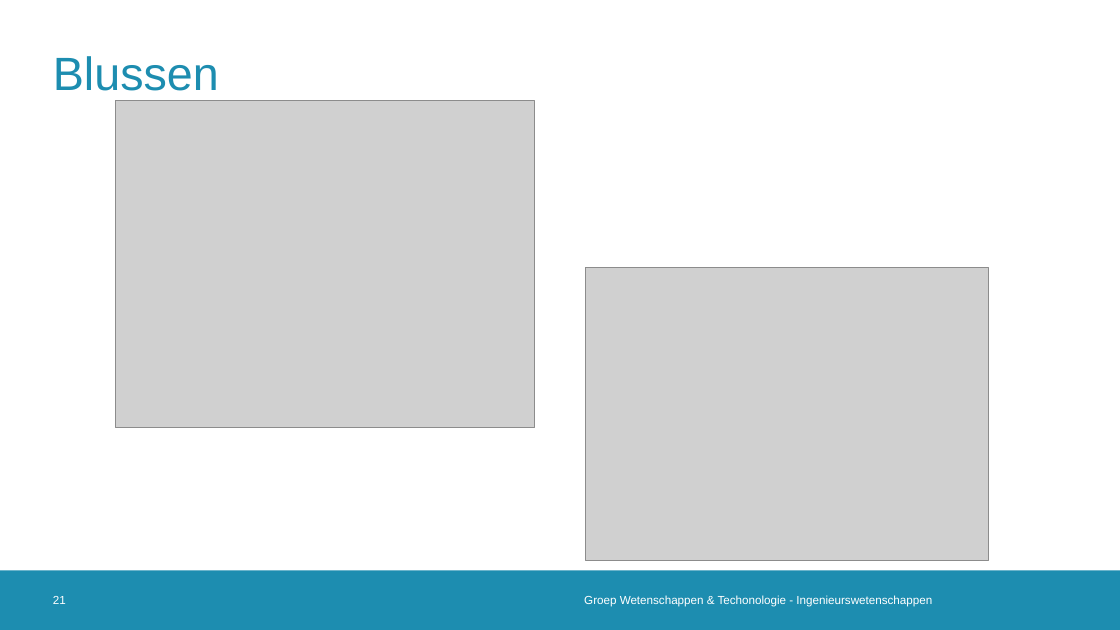
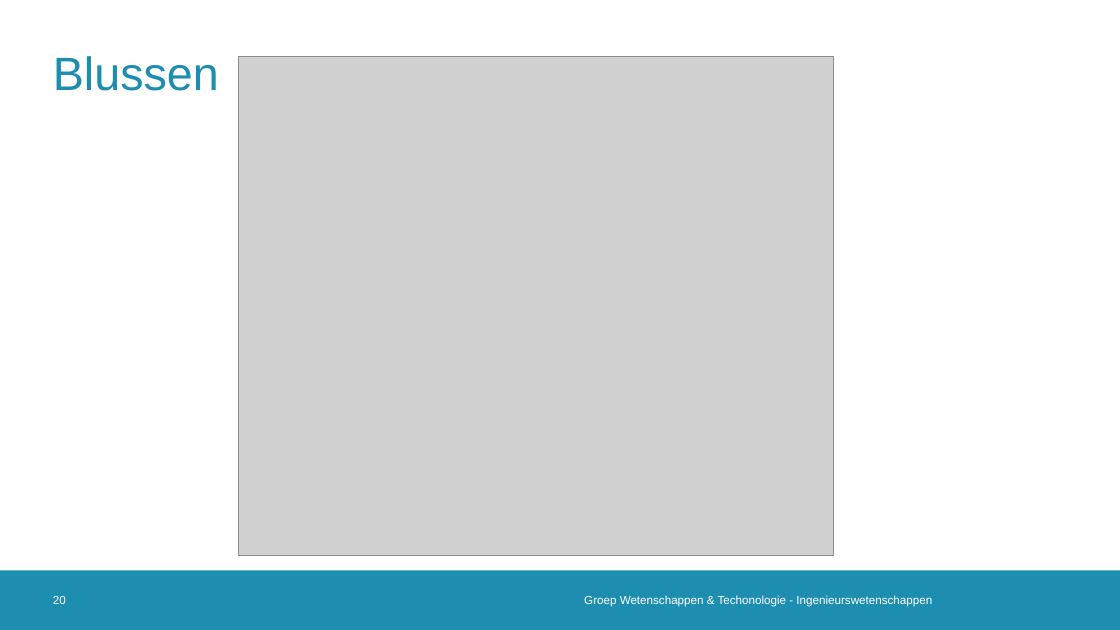
Before and after one commit to 2023-2022-KULAK-IW/2022_2023_Probleemoplossen_en_Ontwerpen_2, a slide deck: slide 20 of LATEX + ppt/Tussentijdse Presentatie .pptx (slide 21 before the commit). Drawn at 1120x630 pixels with LibreOffice and Linux fonts; fonts in the diff are those of the drawing; grey boxes stand for pictures; background and template pictures are left out. Boxes give left, top, right and bottom in pixels: in the first picture for what was removed or moved away, otherwise in the second. Text is boxed around its words. In the diff, an @@ line names an element or a change of style, - is before the commit and + after.

```diff
--- a/LATEX + ppt/Tussentijdse Presentatie .pptx
+++ b/LATEX + ppt/Tussentijdse Presentatie .pptx
@@ picture added at (239, 57, 833, 556) @@
@@ picture removed at (115, 101, 534, 428) @@
@@ picture removed at (586, 268, 989, 560) @@
@@ page number at (53, 596, 66, 604): text changed @@
-21
+20
```
Also in this commit, not shown: 4 other slides changed, 1 slide removed, 28 other files.
